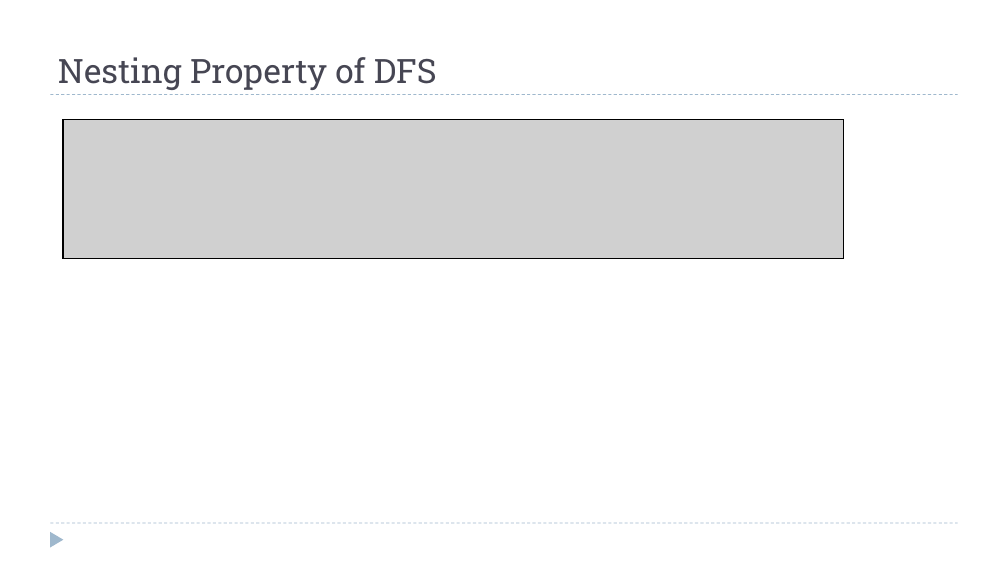
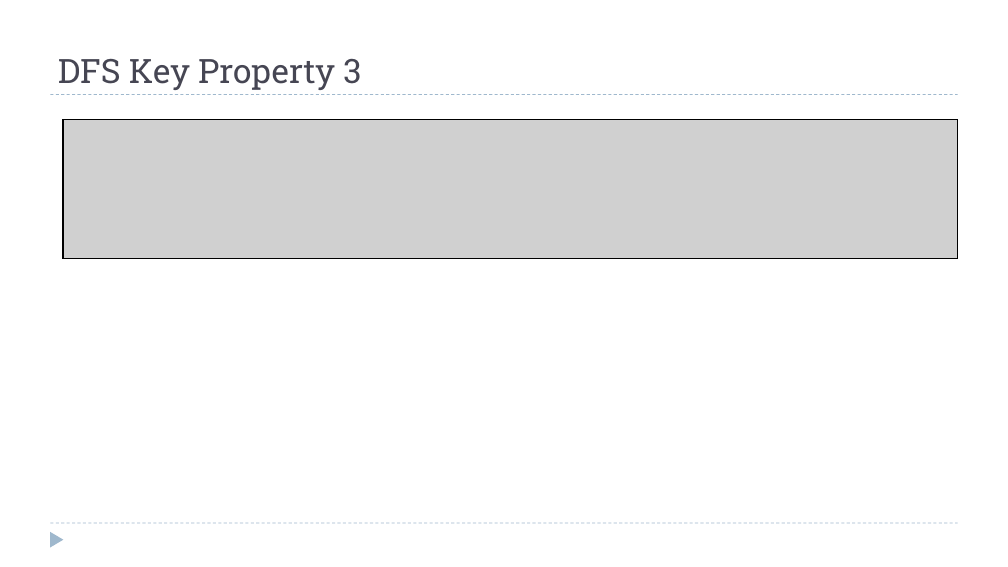
Before and after one commit to dsc-courses/dsc40b-2025-wi, a slide deck: slide 43 of materials/lectures/13-dfs/slides.pptx (slide 22 before the commit). Drawn at 1008x567 pixels with LibreOffice and Linux fonts; fonts in the diff are those of the drawing; grey boxes stand for pictures. Boxes give left, top, right and bottom in pixels: in the first picture for what was removed or moved away, otherwise in the second. Text is boxed around its words. In the diff, an @@ line names an element or a change of style, - is before the commit and + after.

```diff
--- a/materials/lectures/13-dfs/slides.pptx
+++ b/materials/lectures/13-dfs/slides.pptx
@@ title at bbox=[58, 59, 361, 90]: text changed @@
-Nesting Property of DFS
+DFS Key Property 3
@@ picture: place and size @@
-picture at bbox=[63, 119, 843, 258]
+picture at bbox=[63, 119, 957, 258]
```
Also in this commit, not shown: 5 other slides changed, 20 slides added, 20 other files.
